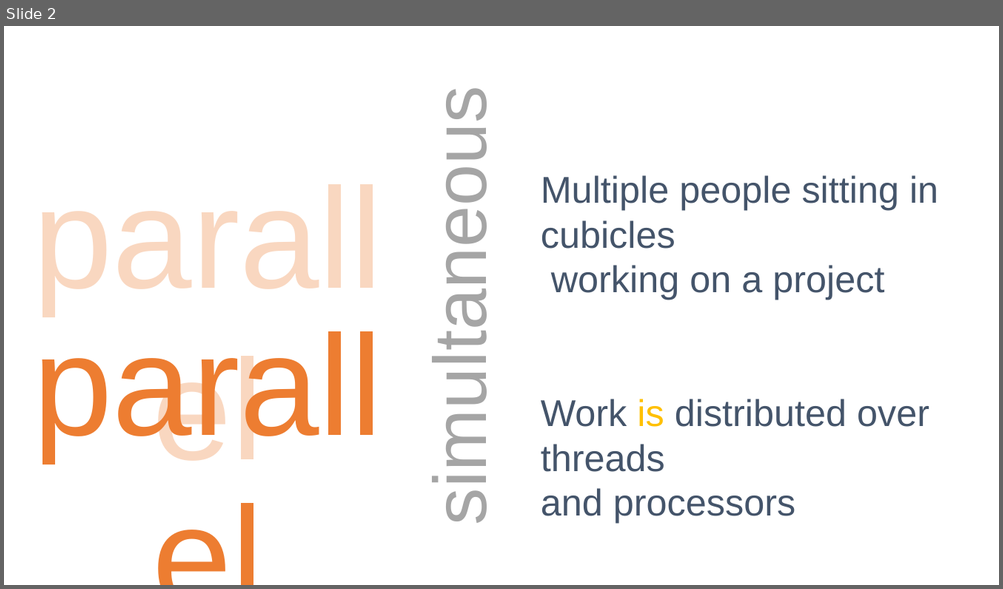
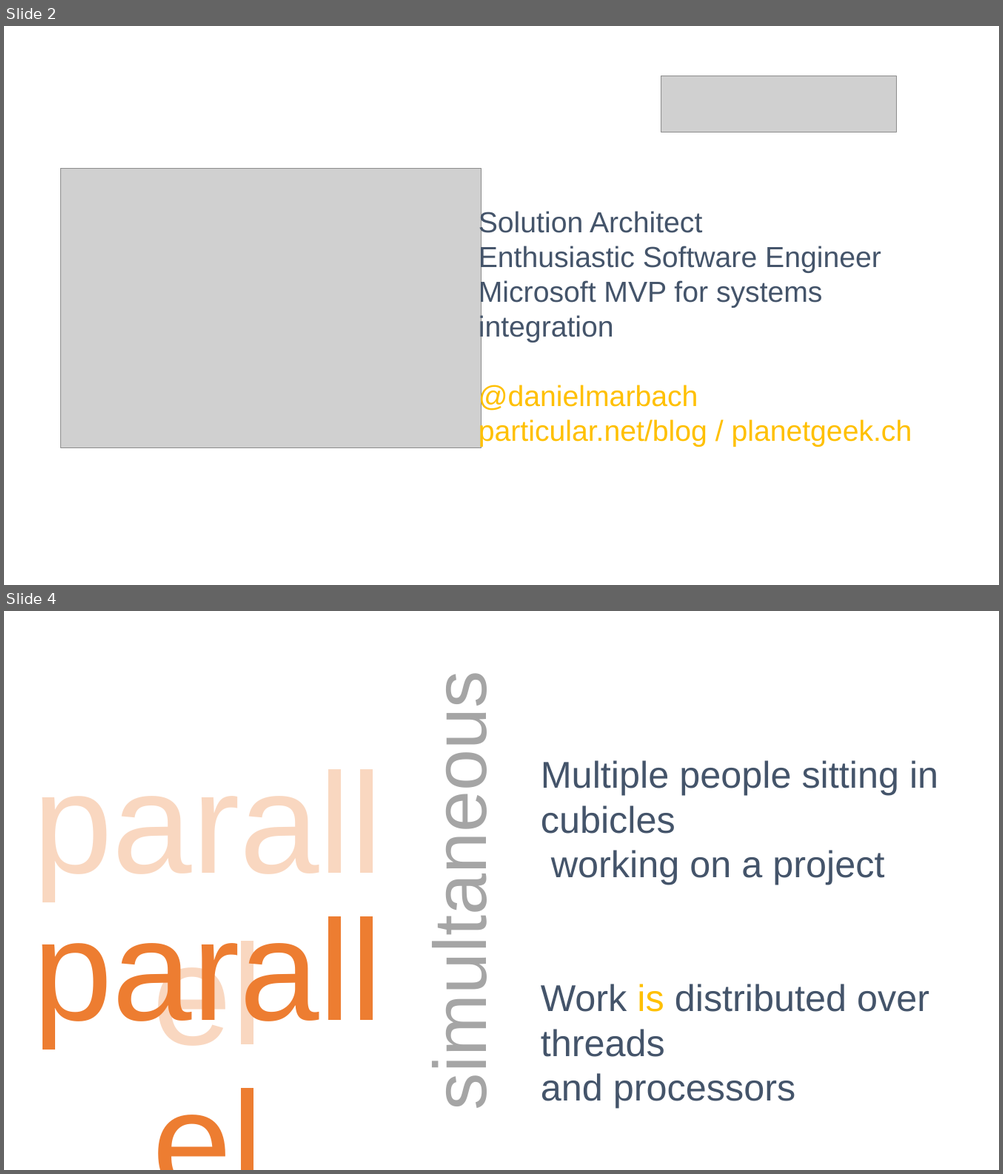
Before and after one commit to danielmarbach/02-25-2016-AsyncWebinar, a slide deck: webinar.pptx. Shown one above the other, each under a label of ours: slide 2 before the commit, slides 2 and 4 after it; the slides between them are not shown. The pictures are 1003x589 and 1003x1174 pixels, drawn with LibreOffice and Linux fonts; fonts in the diff are those of the drawing; grey boxes stand for pictures. Boxes give left, top, right and bottom in pixels: in the first picture for what was removed or moved away, otherwise in the second. Text is boxed around its words. In the diff, an @@ line names an element or a change of style, - is before the commit and + after.

Commit message:
Slides update

```diff
--- a/webinar.pptx
+++ b/webinar.pptx
@@ slide 2 added at (4, 26, 999, 585), background #FFFFFF @@
@@ picture added at (661, 76, 896, 133) @@
@@ picture added at (61, 169, 481, 449) @@
@@ text added at (478, 210, 912, 447), 28 pt, text #44546A @@
+Solution Architect
+Enthusiastic Software Engineer
+Microsoft MVP for systems integration
+@danielmarbach
+particular.net/blog / planetgeek.ch
@@ what was slide 2 is now slide 4 @@
```
Also in this commit, not shown: 6 other slides added, 2 slides removed.
